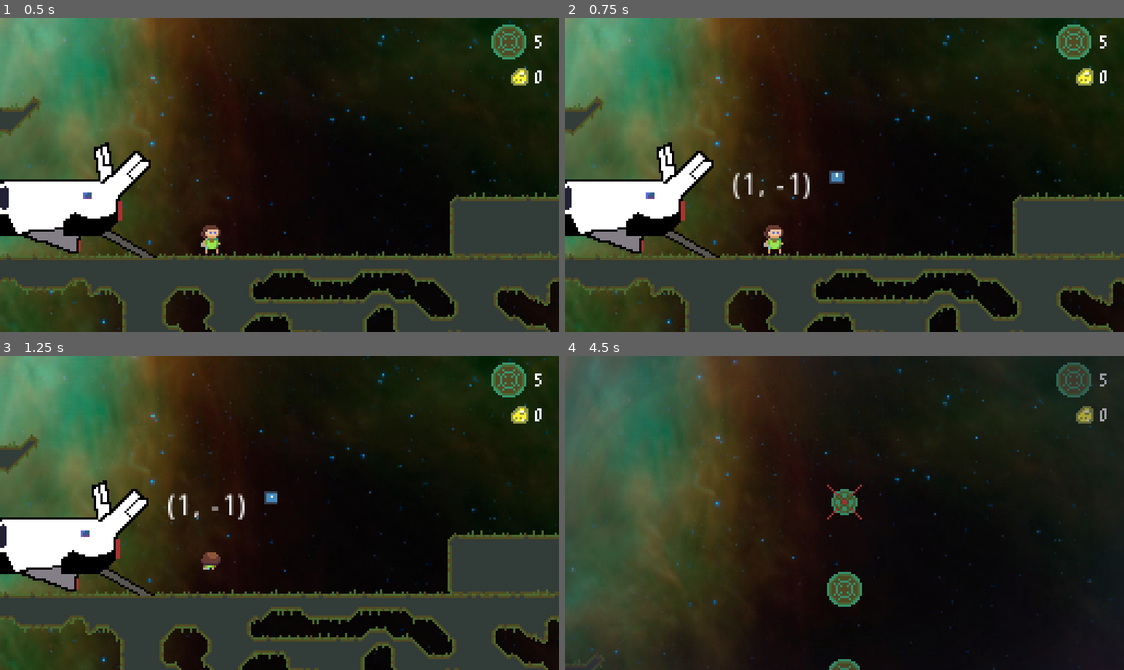
Above: before the commit, frames 1-4 (two rows, left to right).
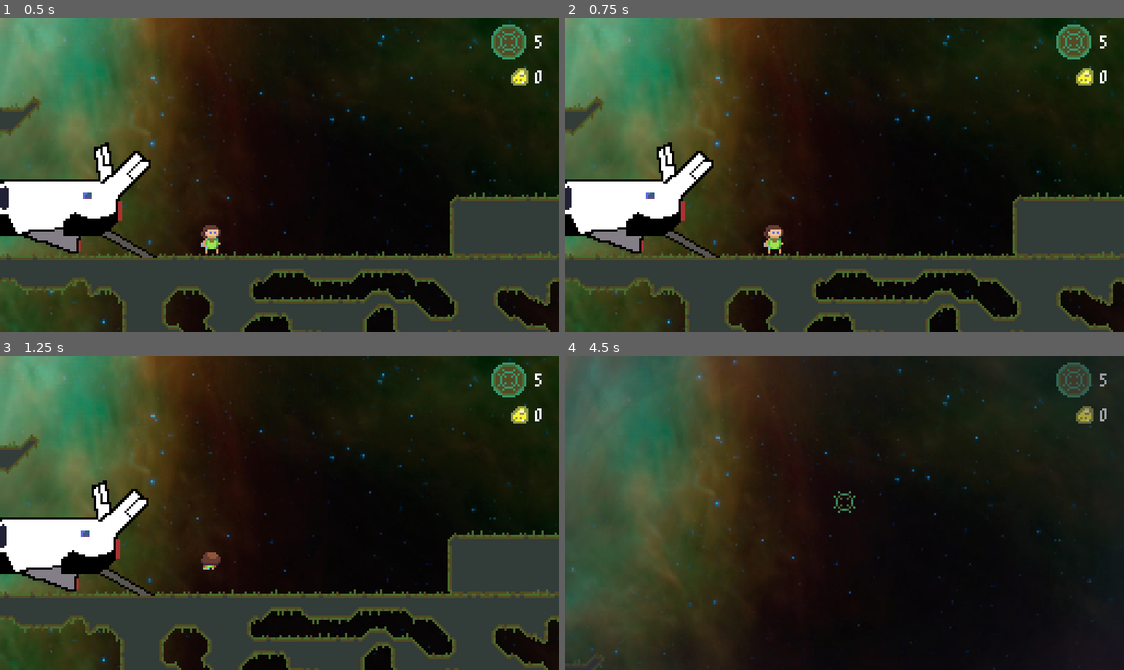
Above: after the commit, the same moments.

Repository: markopolojorgensen/github-gameoff-2020
Game: Godot game, scene res://game.tscn
The game is run twice, just before and just after one commit, with the same random seed, the same clock (stepped at 60 frames per second) and the same inputs. The engine's default icon, where the game draws it, is replaced by a stand-in: a white triangle on a blue panel in a dark square.
Inputs:
- Up to frame 1 (0.5 s): no input
- Up to frame 2 (0.75 s): hold E (gravity_well_right, bound only before the commit) from 0.53 s (still down); hold C (clear_room_wells, bound only after the commit) from 0.53 s (still down)
- Up to frame 3 (1.25 s): keep holding E (gravity_well_right, bound only before the commit); keep holding C (clear_room_wells, bound only after the commit); tap Space (jump) at 0.77, 0.8, 1.07 s
- Up to frame 4 (4.5 s): release E (gravity_well_right, bound only before the commit) at 1.28 s; release C (clear_room_wells, bound only after the commit) at 1.28 s; hold Down (ui_down) 1.28-2.03 s; tap Space (jump) at 1.35, 1.52, 1.82, 2.3, 3.02, 3.32, 3.77, 3.8, 4.07 s; tap C (clear_room_wells, bound only after the commit) at 1.55, 3.05, 4.35 s; hold E (gravity_well_right, bound only before the commit) 2.03-2.78 s; hold Z (gravity_well_mode) 2.03-2.78 s; hold Up (ui_up) 2.78-3.53 s; tap Ctrl (player_hold_item) at 2.85 s; hold C (clear_room_wells, bound only after the commit) 3.53-4.28 s; hold Q (gravity_well_left, bound only before the commit) from 3.53 s (still down)

Frame 1 is identical in both runs. In frame 2, 0.4% of the frame differs, in the area x 30-50%, y 48-58%; in frame 3, 0.4%; in frame 4, 1.0%, in the area x 46-54%, y 40-100%.

Commit message:
press R2 to clear gravity wells (placed by the player) in the current room

Diff:
--- a/gravity_well.gd
+++ b/gravity_well.gd
@@ -6,6 +6,8 @@
 const minimum_impulse = 150
 
 const is_gravity_well = true
+
+var room_name = "???"
 
 func _ready():
 	$player_in_well/animated_sprite.play()
@@ -59,6 +61,11 @@
 		if not global.gravity_well_mode_active:
 			Engine.time_scale = 1
 
+func clear_room(clear_room_name):
+	if room_name == clear_room_name:
+		queue_free()
+
+
 func show_x():
 	$x_sprite.show()
 
--- a/gravity_well.tscn
+++ b/gravity_well.tscn
@@ -42,7 +42,9 @@
 "values": [ Vector2( 0.1, 0.1 ), Vector2( 1, 1 ) ]
 }
 
-[node name="gravity_well" type="Node2D"]
+[node name="gravity_well" type="Node2D" groups=[
+"gravity_wells",
+]]
 script = ExtResource( 2 )
 
 [node name="area_2d" type="Area2D" parent="."]
--- a/gravity_well_mode.gd
+++ b/gravity_well_mode.gd
@@ -61,7 +61,12 @@
 			# create new gravity well
 			var gravity_well = gravity_well_scene.instance()
 			gravity_well.global_position = global_position
+			gravity_well.room_name = global.current_room.name
 			get_parent().add_child(gravity_well)
+
+	if event.is_action_pressed("clear_room_wells"):
+		get_tree().set_input_as_handled()
+		get_tree().call_group("gravity_wells", "clear_room", global.current_room.name)
 
 func _process(delta):
 	if not active:
--- a/player.gd
+++ b/player.gd
@@ -147,20 +147,7 @@
 	previously_on_the_ground = on_the_ground
 
 func _unhandled_input(event):
-	if event.is_action_pressed("gravity_well_left") or event.is_action_pressed("gravity_well_right"):
-		get_tree().set_input_as_handled()
-		gravity_well_active = true
-	elif event.is_action_released("gravity_well_left") or event.is_action_released("gravity_well_right"):
-		get_tree().set_input_as_handled()
-		# spawn gravity well
-		var gravity_well = gravity_well_scene.instance()
-		gravity_well.global_position = $crosshairs.global_position
-		get_parent().add_child(gravity_well)
-		global.gravity_wells.push_back(gravity_well)
-		if global.gravity_wells.size() > 3:
-			global.gravity_wells.pop_front().queue_free()
-		gravity_well_active = false
-	elif event.is_action_released("jump"):
+	if event.is_action_released("jump"):
 		get_tree().set_input_as_handled()
 		jump_button_pushed = false
 
--- a/project.godot
+++ b/project.godot
@@ -122,38 +122,6 @@
 , Object(InputEventJoypadButton,"resource_local_to_scene":false,"resource_name":"","device":0,"button_index":0,"pressure":0.0,"pressed":false,"script":null)
  ]
 }
-gravity_well_left={
-"deadzone": 0.5,
-"events": [ Object(InputEventJoypadButton,"resource_local_to_scene":false,"resource_name":"","device":0,"button_index":6,"pressure":0.0,"pressed":false,"script":null)
-, Object(InputEventKey,"resource_local_to_scene":false,"resource_name":"","device":0,"alt":false,"shift":false,"control":false,"meta":false,"command":false,"pressed":false,"scancode":81,"unicode":0,"echo":false,"script":null)
- ]
-}
-gravity_well_right={
-"deadzone": 0.5,
-"events": [ Object(InputEventJoypadButton,"resource_local_to_scene":false,"resource_name":"","device":0,"button_index":7,"pressure":0.0,"pressed":false,"script":null)
-, Object(InputEventKey,"resource_local_to_scene":false,"resource_name":"","device":0,"alt":false,"shift":false,"control":false,"meta":false,"command":false,"pressed":false,"scancode":69,"unicode":0,"echo":false,"script":null)
- ]
-}
-gw_left={
-"deadzone": 0.5,
-"events": [ Object(InputEventJoypadMotion,"resource_local_to_scene":false,"resource_name":"","device":0,"axis":2,"axis_value":-1.0,"script":null)
- ]
-}
-gw_right={
-"deadzone": 0.5,
-"events": [ Object(InputEventJoypadMotion,"resource_local_to_scene":false,"resource_name":"","device":0,"axis":2,"axis_value":1.0,"script":null)
- ]
-}
-gw_up={
-"deadzone": 0.5,
-"events": [ Object(InputEventJoypadMotion,"resource_local_to_scene":false,"resource_name":"","device":0,"axis":3,"axis_value":-1.0,"script":null)
- ]
-}
-gw_down={
-"deadzone": 0.5,
-"events": [ Object(InputEventJoypadMotion,"resource_local_to_scene":false,"resource_name":"","device":0,"axis":3,"axis_value":1.0,"script":null)
- ]
-}
 gravity_well_mode={
 "deadzone": 0.5,
 "events": [ Object(InputEventJoypadButton,"resource_local_to_scene":false,"resource_name":"","device":0,"button_index":1,"pressure":0.0,"pressed":false,"script":null)
@@ -170,6 +138,12 @@
 "deadzone": 0.5,
 "events": [ Object(InputEventJoypadButton,"resource_local_to_scene":false,"resource_name":"","device":0,"button_index":2,"pressure":0.0,"pressed":false,"script":null)
 , Object(InputEventKey,"resource_local_to_scene":false,"resource_name":"","device":0,"alt":false,"shift":false,"control":false,"meta":false,"command":false,"pressed":false,"scancode":16777238,"unicode":0,"echo":false,"script":null)
+ ]
+}
+clear_room_wells={
+"deadzone": 0.5,
+"events": [ Object(InputEventKey,"resource_local_to_scene":false,"resource_name":"","device":0,"alt":false,"shift":false,"control":false,"meta":false,"command":false,"pressed":false,"scancode":67,"unicode":0,"echo":false,"script":null)
+, Object(InputEventJoypadButton,"resource_local_to_scene":false,"resource_name":"","device":0,"button_index":7,"pressure":0.0,"pressed":false,"script":null)
  ]
 }
 
Not shown, changed: notes/marks_notes.txt
Not shown, changed: README.md
